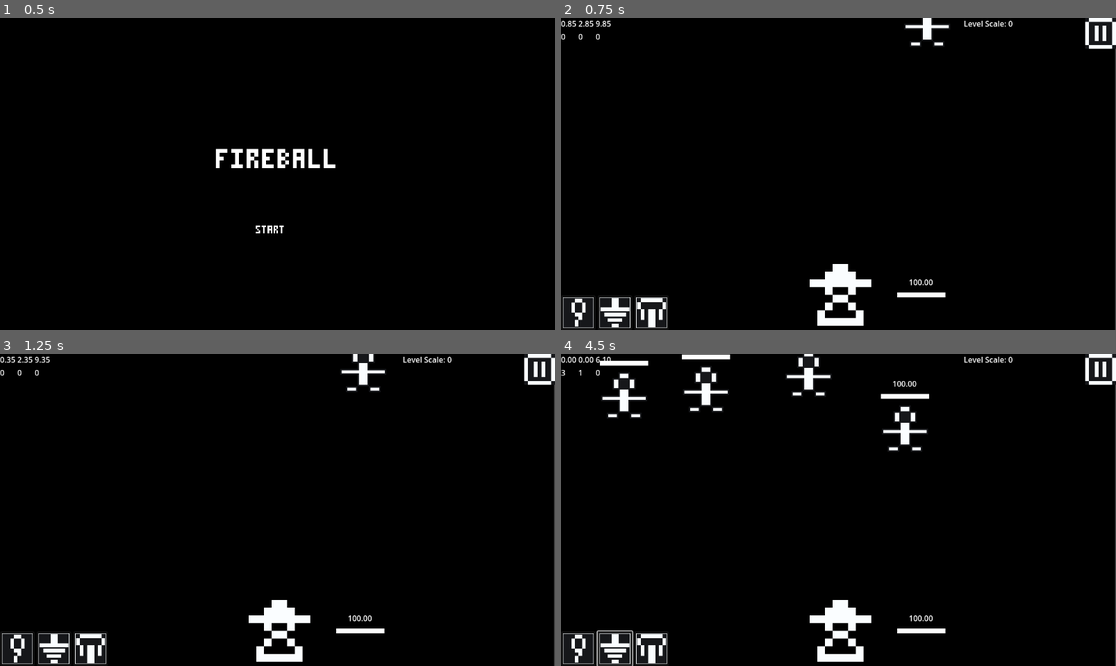
Above: before the commit, frames 1-4 (two rows, left to right).
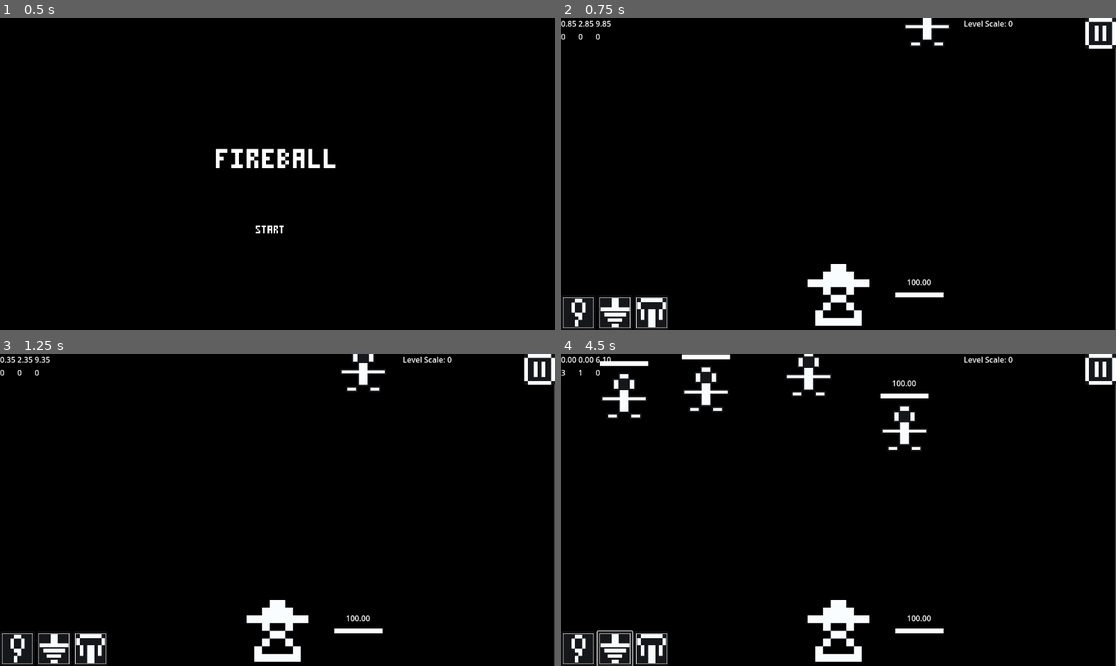
Above: after the commit, the same moments.

Repository: ThomasApplewhite/FIREBALL-Prototype
Game: Godot game, scene res://Source/GameScenes/MainMenu.tscn
The game is run twice, just before and just after one commit, with the same random seed, the same clock (stepped at 60 frames per second) and the same inputs.
Inputs (mouse positions are in pixels of both pictures, inside the frame that each line leads up to):
- Up to frame 1 (0.5 s): no input
- Up to frame 2 (0.75 s): click "[center]START[/center]" at 0.5 s
- Up to frame 3 (1.25 s): no input
- Up to frame 4 (4.5 s): click (577, 647) at 1.27 s; click (616, 647) at 2.02 s; click (649, 647) at 2.77 s; click (577, 647) at 3.52 s; click (616, 647) at 4.27 s

Frame 1 is identical in both runs. In frame 2, 0.3% of the frame differs, in the area x 44-70%, y 78-99%; in frame 3, 0.3%; in frame 4, 0.7%, in the area x 7-70%, y 2-99%.

Commit message:
Centered Player in Play Scene

Diff:
--- a/Source/GameScenes/play_scene.tscn
+++ b/Source/GameScenes/play_scene.tscn
@@ -16,7 +16,7 @@
 color = Color(0, 0, 0, 1)
 
 [node name="Player" parent="." instance=ExtResource("1_7wxg3")]
-position = Vector2(580, 575)
+position = Vector2(576, 575)
 
 [node name="EnemySpawner" parent="." node_paths=PackedStringArray("player") instance=ExtResource("2_blr1e")]
 position = Vector2(576, -10)
Not shown, changed: Docs/Home/DevelopmentDocs/NiceToHaves/PolishPassNovember2023.txt
